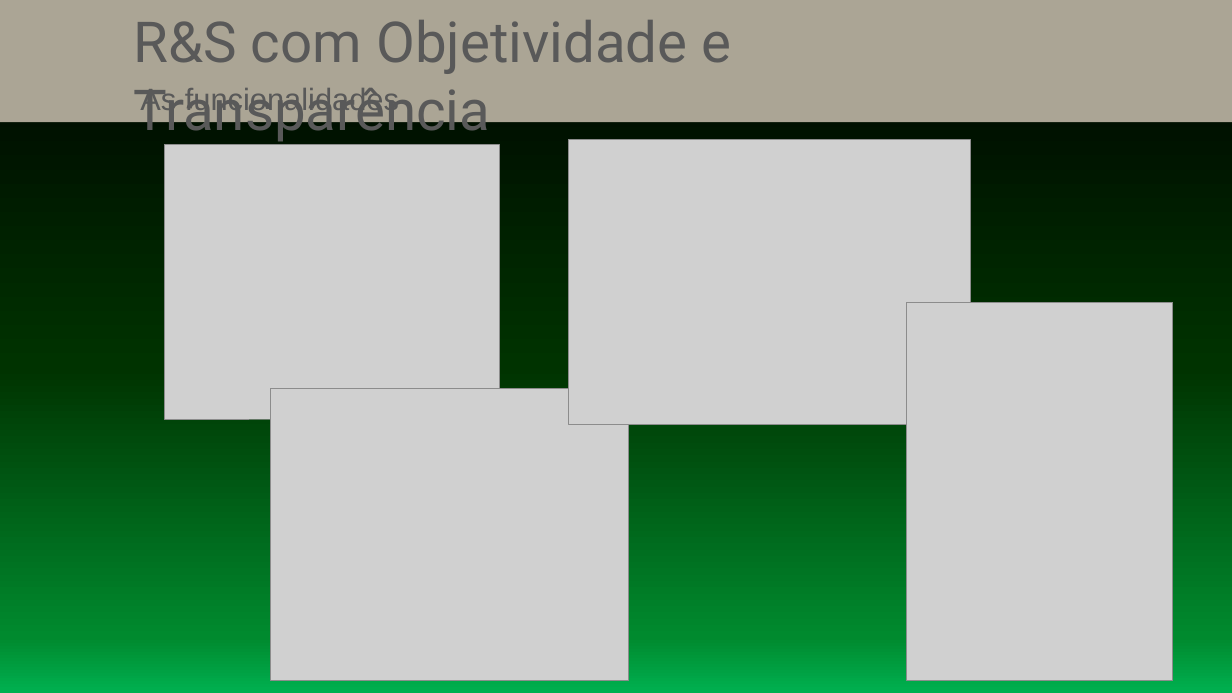
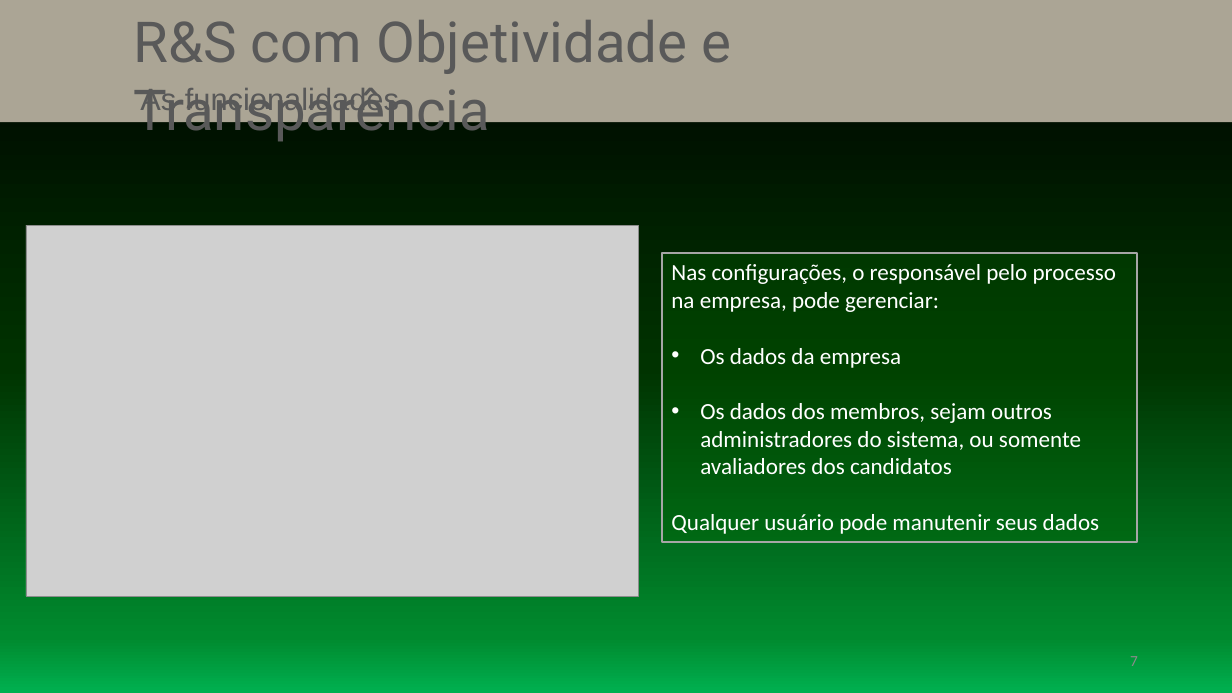
Before and after one commit to eiderao/novva-rs-saas-2_0, a slide deck: slide 7 of Novva R&S - Pitch Deck.pptx. Drawn at 1232x693 pixels with LibreOffice and Linux fonts; fonts in the diff are those of the drawing; grey boxes stand for pictures. Boxes give left, top, right and bottom in pixels: in the first picture for what was removed or moved away, otherwise in the second. Text is boxed around its words. In the diff, an @@ line names an element or a change of style, - is before the commit and + after.

```diff
--- a/Novva R&S - Pitch Deck.pptx
+++ b/Novva R&S - Pitch Deck.pptx
@@ picture removed at [165,145,499,420] @@
@@ picture removed at [568,140,970,425] @@
@@ picture added at [26,226,639,597] @@
@@ rectangle added at [663,253,1138,543], fill #006600 at 30% opacity, outline #A6A6A6 1.5 pt, 18 pt, text #FFFFFF @@
+Nas configurações, o responsável pelo processo na empresa, pode gerenciar:
+• Os dados da empresa
+• Os dados dos membros, sejam outros administradores do sistema, ou somente avaliadores dos candidatos
+Qualquer usuário pode manutenir seus dados
@@ picture removed at [907,302,1174,680] @@
@@ picture removed at [270,388,628,680] @@
@@ page number added at [1130,656,1138,666], 12 pt, text #8C8C8C @@
+7
```
Also in this commit, not shown: 3 other slides changed, 4 slides added, 3 other files.
